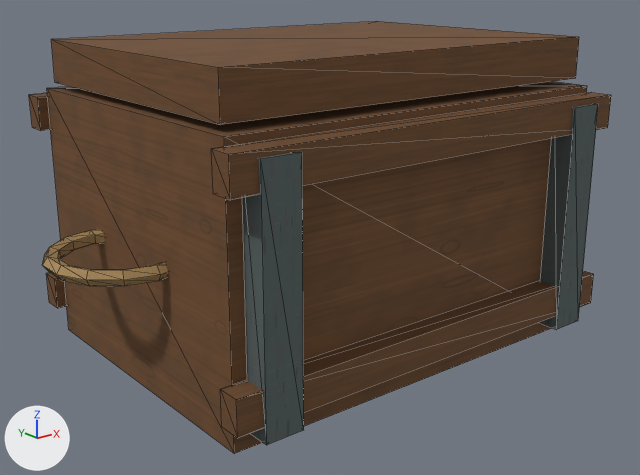
One commit to the OBJ model Assets/ProjectOEN/ProductionArt/Meshes/props_tools/pr-004_supply_crate__closed.obj: the scene before it, then after it.
Rendered twice from a 50 mm lens placed at (-1.349, -1.688, 0.933), pointed at (-0.013, -0.017, 0.264). The lights are fixed; the arrows at lower left show +X, +Y and +Z. The picture after the commit comes second. Mesh edges are drawn as thin lines. Where no turn or scale is listed for an object, it has been applied to the vertices. Vertices at exactly the same position are counted once.

The first picture shows 'pr-004_supply_crate__closed'.
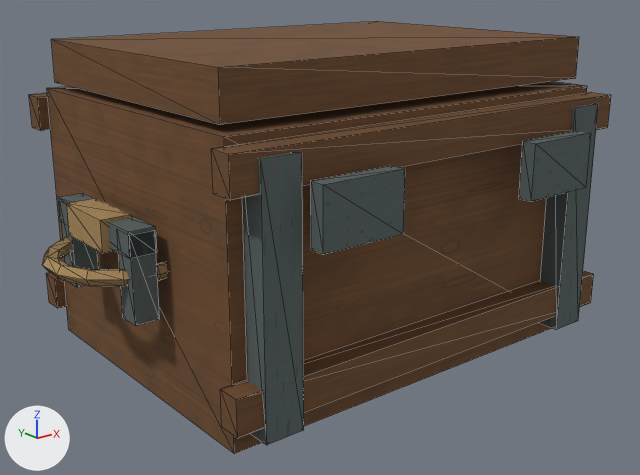
Boxes [x1, y1, x2, y2] around the edits, measured in the pictures (640 x 475 px):
```json
{"part": 1, "of": "me_pr_004_supply_crate__closed", "change": "added", "after": [311, 166, 405, 255]}
{"part": 2, "of": "me_pr_004_supply_crate__closed", "change": "added", "after": [519, 131, 591, 202]}
{"part": 3, "of": "me_pr_004_supply_crate__closed", "change": "added", "after": [61, 222, 99, 287]}
{"part": 4, "of": "me_pr_004_supply_crate__closed", "change": "added", "after": [118, 231, 160, 326]}
{"part": 5, "of": "me_pr_004_supply_crate__closed", "change": "added", "after": [58, 193, 157, 259]}
{"part": 6, "of": "me_pr_004_supply_crate__closed", "change": "added", "after": [67, 198, 132, 253], "on screen": "brown"}
```

Edits to the scene script, one JSON object a line:
```json
{"block": "me_pr_004_supply_crate__closed", "where": "# used by ob_pr_004_supply_crate__closed; location = (0.0, 0.0, 0.0)"}
{"op": "remove", "block": "me_pr_004_supply_crate__closed", "code": "me_pr_004_supply_crate__closed.from_pydata(...)  # 236 vertices, 424 faces; spans x -0.709..0.709, y -0.45..0.483, z 0.014..0.755"}
{"op": "add", "block": "me_pr_004_supply_crate__closed", "code": "me_pr_004_supply_crate__closed.from_pydata(...)  # 340 vertices, 580 faces; spans x -0.709..0.709, y -0.502..0.545, z 0.014..0.755"}
{"block": "me_pr_004_supply_crate__closed", "change": "me_pr_004_supply_crate__closed part 1: a new loose piece, a box spanning x -0.394..-0.194, y -0.502..-0.467, z 0.425..0.555, in mat_metal (picture img_metal_albedo_png)"}
{"block": "me_pr_004_supply_crate__closed", "change": "me_pr_004_supply_crate__closed part 2: a new loose piece, a box spanning x 0.194..0.394, y -0.502..-0.467, z 0.425..0.555, in mat_metal (picture img_metal_albedo_png)"}
{"block": "me_pr_004_supply_crate__closed", "change": "me_pr_004_supply_crate__closed part 3: a new loose piece, a box spanning x -0.608..-0.553, y 0.113..0.168, z 0.231..0.421, in mat_metal (picture img_metal_albedo_png)"}
{"block": "me_pr_004_supply_crate__closed", "change": "me_pr_004_supply_crate__closed part 4: a new loose piece, a box spanning x -0.608..-0.553, y -0.167..-0.112, z 0.231..0.421, in mat_metal (picture img_metal_albedo_png)"}
{"block": "me_pr_004_supply_crate__closed", "change": "me_pr_004_supply_crate__closed part 5: a new loose piece, a box spanning x -0.61..-0.55, y -0.167..0.168, z 0.374..0.429, in mat_metal (picture img_metal_albedo_png)"}
{"block": "me_pr_004_supply_crate__closed", "change": "me_pr_004_supply_crate__closed part 6: a new loose piece, a box spanning x -0.627..-0.557, y -0.081..0.081, z 0.366..0.436, in mat_rope (picture img_rope_albedo_png)"}
{"block": "me_pr_004_supply_crate__closed", "change": "other edits to the shape of me_pr_004_supply_crate__closed do not show in these pictures"}
```
